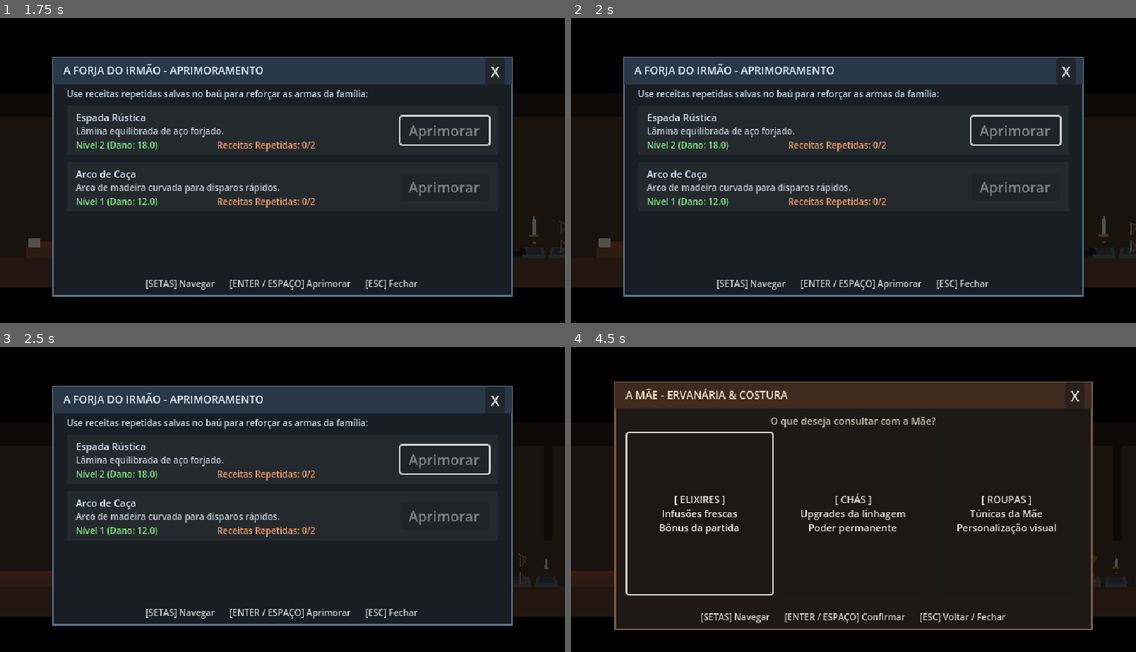
Above: before the commit, frames 1-4 (two rows, left to right).
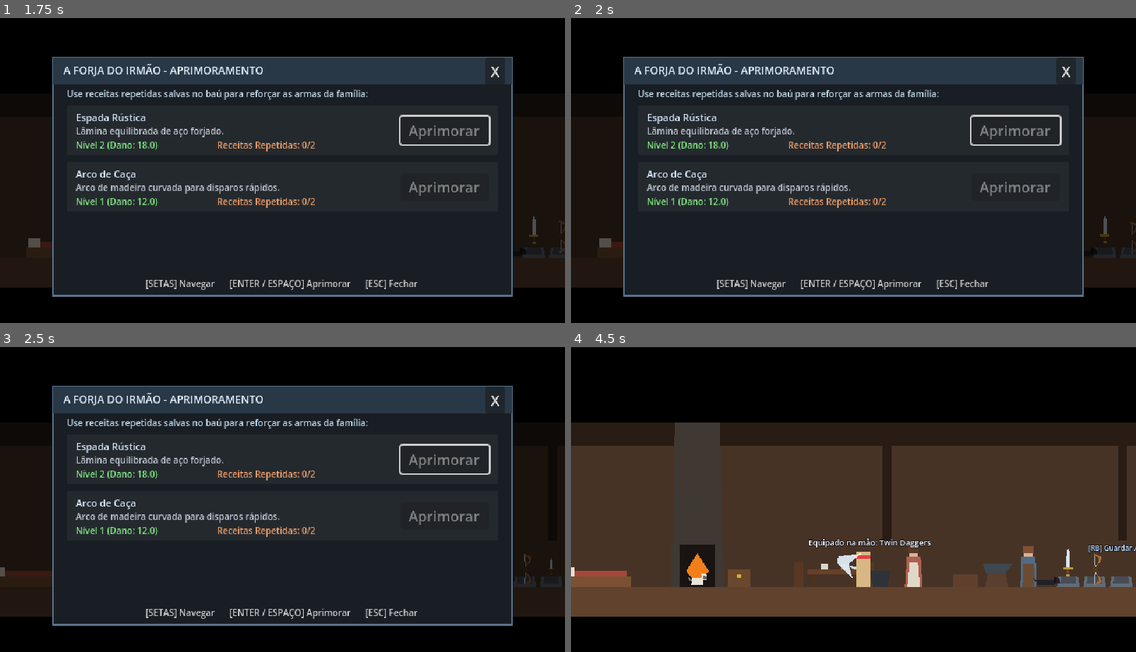
Above: after the commit, the same moments.

Repository: Theadrill/Godot-Roguelike-Prototype
Game: Godot game, scene res://src/world/hub/family_house.tscn
The game is run twice, just before and just after one commit, with the same random seed, the same clock (stepped at 60 frames per second) and the same inputs.
Inputs (mouse positions are in pixels of both pictures, inside the frame that each line leads up to):
- Up to frame 1 (1.75 s): tap Enter (ui_accept) at 0.5 s; move the mouse to (378, 240) at 0.52 s; hold Shift (roll) 0.53-1.28 s; hold D (move_right) from 0.53 s (still down); click (378, 240) at 0.67 s; tap Space (jump) at 0.77, 1.52 s; move the mouse to (497, 240) at 1.27 s; click (497, 240) at 1.35 s; tap Shift (roll) at 1.55 s
- Up to frame 2 (2 s): keep holding D (move_right)
- Up to frame 3 (2.5 s): move the mouse to (531, 569) at 2.02 s; release D (move_right) at 2.03 s; hold A (move_left) from 2.03 s (still down); hold Right mouse button (defend) from 2.03 s (still down); click (531, 569) at 2.17 s; tap Shift (roll) at 2.3 s
- Up to frame 4 (4.5 s): move the mouse to (1090, 569) at 2.77 s; release Right mouse button (defend) at 2.78 s; tap Q (heal) at 2.85 s; click (1090, 569) at 2.92 s; tap Space (jump) at 3.02 s; tap Shift (roll) at 3.05 s; release A (move_left) at 3.5 s; click "X" at 3.5 s; move the mouse to (1119, 569) at 4.27 s; hold A (move_left) from 4.28 s (still down); hold E (interact) from 4.28 s (still down); click (1119, 569) at 4.42 s

Frame 1 is identical in both runs. In frame 2, 0.1% of the frame differs, in the area x 4-100%, y 64-79%; in frame 3, 0.2%; in frame 4, 71%, in the area x 0-100%, y 11-93%.

Commit message:
fix(ui): formata chefes e armas no debug e impede rolamento ao sair do menu com B

Diff:
--- a/src/entities/player/player.gd
+++ b/src/entities/player/player.gd
@@ -98,8 +98,11 @@
 				state_machine.transition_to("idle")
 		elif was_locked:
 			# Evita que o botão B usado para fechar janelas acione roll/dodge indesejado
-			_ignore_roll_timer = 0.25
+			_ignore_roll_timer = 0.35
 			jump_buffer_timer = 0.0
+
+func is_roll_requested() -> bool:
+	return _ignore_roll_timer <= 0.0 and not is_input_locked and Input.is_action_just_pressed("roll")
 
 @onready var state_machine: StateMachine = $StateMachine
 @onready var collision_shape: CollisionShape2D = $CollisionShape2D
--- a/src/entities/player/states/attack_state.gd
+++ b/src/entities/player/states/attack_state.gd
@@ -170,7 +170,7 @@
 		player.move_and_slide()
 
 		# Roll cancel during charge
-		if Input.is_action_just_pressed("roll"):
+		if player.is_roll_requested():
 			is_charging = false
 			state_machine.transition_to("roll")
 			return
@@ -184,7 +184,7 @@
 	attack_timer -= delta
 
 	# Dodge-cancel: can always roll out of an attack immediately!
-	if Input.is_action_just_pressed("roll"):
+	if player.is_roll_requested():
 		state_machine.transition_to("roll")
 		return
 
--- a/src/entities/player/states/crouch_state.gd
+++ b/src/entities/player/states/crouch_state.gd
@@ -24,7 +24,7 @@
 		return
 
 	# Roll from crouch
-	if Input.is_action_just_pressed("roll") and player._ignore_roll_timer <= 0.0:
+	if player.is_roll_requested():
 		state_machine.transition_to("roll")
 		return
 
--- a/src/entities/player/states/double_jump_state.gd
+++ b/src/entities/player/states/double_jump_state.gd
@@ -36,7 +36,7 @@
 		state_machine.transition_to("guard")
 		return
 
-	if Input.is_action_just_pressed("roll"):
+	if player.is_roll_requested():
 		state_machine.transition_to("roll")
 		return
 
--- a/src/entities/player/states/fall_state.gd
+++ b/src/entities/player/states/fall_state.gd
@@ -69,7 +69,7 @@
 		state_machine.transition_to("doublejump")
 		return
 
-	if Input.is_action_just_pressed("roll"):
+	if player.is_roll_requested():
 		state_machine.transition_to("roll")
 		return
 
--- a/src/entities/player/states/guard_state.gd
+++ b/src/entities/player/states/guard_state.gd
@@ -86,7 +86,7 @@
 		return
 
 	# Roll cancel
-	if Input.is_action_just_pressed("roll") and player._ignore_roll_timer <= 0.0:
+	if player.is_roll_requested():
 		state_machine.transition_to("roll")
 		return
 
--- a/src/entities/player/states/idle_state.gd
+++ b/src/entities/player/states/idle_state.gd
@@ -93,7 +93,7 @@
 		return
 
 	# Roll check
-	if Input.is_action_just_pressed("roll") and player._ignore_roll_timer <= 0.0:
+	if player.is_roll_requested():
 		state_machine.transition_to("roll")
 		return
 
--- a/src/entities/player/states/jump_state.gd
+++ b/src/entities/player/states/jump_state.gd
@@ -34,7 +34,7 @@
 		return
 
 	# Roll in air
-	if Input.is_action_just_pressed("roll"):
+	if player.is_roll_requested():
 		state_machine.transition_to("roll")
 		return
 
--- a/src/entities/player/states/ledge_climb_state.gd
+++ b/src/entities/player/states/ledge_climb_state.gd
@@ -36,7 +36,7 @@
 		return
 
 	# Roll-cancel: can roll directly onto the platform
-	if Input.is_action_just_pressed("roll"):
+	if player.is_roll_requested():
 		player.global_position = target_pos
 		state_machine.transition_to("roll")
 		return
--- a/src/entities/player/states/ranged_attack_state.gd
+++ b/src/entities/player/states/ranged_attack_state.gd
@@ -120,7 +120,7 @@
 			player.move_and_slide()
 
 			# Roll cancel during reload
-			if Input.is_action_just_pressed("roll"):
+			if player.is_roll_requested():
 				state_machine.transition_to("roll")
 				return
 
--- a/src/entities/player/states/run_state.gd
+++ b/src/entities/player/states/run_state.gd
@@ -44,7 +44,7 @@
 			state_machine.transition_to("attack")
 		return
 
-	if Input.is_action_just_pressed("roll") and player._ignore_roll_timer <= 0.0:
+	if player.is_roll_requested():
 		state_machine.transition_to("roll")
 		return
 
--- a/src/ui/debug/debug_metrics_panel.gd
+++ b/src/ui/debug/debug_metrics_panel.gd
@@ -2,7 +2,7 @@
 extends CanvasLayer
 
 ## Painel de Debug em tempo real para monitorar Métricas, Persistência e Desbloqueio dos Pedestais.
-## Acionado a qualquer momento com a tecla F3 (Teclado) ou botão Select/Back (Gamepad).
+## Acionado a qualquer momento através do Menu de Pausa (Opção DEV) ou tecla F3 (Teclado).
 
 @onready var main_panel: Panel = $MainPanel
 @onready var metrics_scroll: ScrollContainer = $MainPanel/ContentHBox/MetricsScroll
@@ -89,12 +89,21 @@
 	if not is_zero_approx(scroll_dir) and metrics_scroll:
 		metrics_scroll.scroll_vertical += int(scroll_dir * 600.0 * delta)
 
+var opened_from_pause: bool = false
+
+func open_from_pause_menu() -> void:
+	opened_from_pause = true
+	if not visible:
+		toggle_panel()
+
 func _unhandled_input(event: InputEvent) -> void:
 	if event.is_action_pressed("toggle_debug_metrics"):
 		get_viewport().set_input_as_handled()
 		toggle_panel()
 	elif visible and event.is_action_pressed("ui_cancel"):
 		get_viewport().set_input_as_handled()
+		Input.action_release("roll")
+		Input.action_release("ui_cancel")
 		toggle_panel()
 
 func toggle_panel() -> void:
@@ -109,16 +118,21 @@
 		await get_tree().process_frame
 		btn_add_souls.grab_focus()
 	else:
-		var pause_menu = get_tree().root.find_child("PauseMenuUI", true, false)
-		if not pause_menu or not pause_menu.visible:
+		Input.action_release("roll")
+		Input.action_release("ui_cancel")
+		var pause_menu = get_tree().root.find_child("PauseMenuUI", true, false) as PauseMenuUI
+		if opened_from_pause and pause_menu:
+			opened_from_pause = false
+			pause_menu.open_pause_menu()
+			var btn_dev = pause_menu.find_child("BtnDevMenu", true, false) as Button
+			if btn_dev:
+				btn_dev.grab_focus()
+		else:
+			opened_from_pause = false
 			get_tree().paused = false
 			var player := get_tree().get_first_node_in_group("player") as Player
 			if player:
 				player.is_input_locked = false
-		else:
-			var btn_dev = pause_menu.find_child("BtnDevMenu", true, false) as Button
-			if btn_dev:
-				btn_dev.grab_focus()
 
 func _refresh_metrics() -> void:
 	if not metrics_label:
@@ -141,7 +155,13 @@
 	bbcode += "[b][color=#80cbc4]2. Maestria de Combate:[/color][/b]\n"
 	bbcode += "  • Parries Perfeitos: [color=#4fc3f7][b]%d[/b][/color]\n" % pm.perfect_parries_count
 	bbcode += "  • Vida Recuperada (Tactical Rally): [color=#81c784]%.1f HP[/color]\n" % pm.rally_hp_recovered
-	bbcode += "  • Upgrades de Escudo: [color=#ffb74d]%d[/color]\n\n" % pm.shield_upgrades_performed
+	bbcode += "  • Upgrades de Escudo: [color=#ffb74d]%d[/color]\n" % pm.shield_upgrades_performed
+	if pm.weapons_discovered_list.is_empty():
+		bbcode += "  • Armas Descobertas: [color=#ffd54f][b]0[/b][/color]\n\n"
+	else:
+		var formatted_weapons: String = ", ".join(pm.weapons_discovered_list)
+		bbcode += "  • Armas Descobertas: [color=#ffd54f][b]%d[/b][/color]\n" % pm.weapons_discovered_list.size()
+		bbcode += "    [color=#90a4ae]└ %s[/color]\n\n" % formatted_weapons
 
 	# Bestiário e Abates
 	bbcode += "[b][color=#80cbc4]3. Bestiário & Abates por Categoria:[/color][/b]\n"
@@ -150,7 +170,12 @@
 	bbcode += "  • Abominações do Caos: [color=#ba68c8]%d[/color]\n" % pm.kills_by_category.get(EnemyCategories.Category.ABOMINATION, 0)
 	bbcode += "  • Soldados / Humanoides: %d\n" % pm.kills_by_category.get(EnemyCategories.Category.HUMANOID, 0)
 	bbcode += "  • Guardas de Elite: [color=#ff7043][b]%d[/b][/color]\n" % pm.elite_kills_count
-	bbcode += "  • Chefões Únicos Vencidos: [color=#ff5252][b]%d[/b] (%s)[/color]\n\n" % [pm.bosses_defeated_list.size(), str(pm.bosses_defeated_list)]
+	if pm.bosses_defeated_list.is_empty():
+		bbcode += "  • Chefões Únicos Vencidos: [color=#ff5252][b]0[/b][/color]\n\n"
+	else:
+		var formatted_bosses: String = ", ".join(pm.bosses_defeated_list)
+		bbcode += "  • Chefões Únicos Vencidos: [color=#ff5252][b]%d[/b][/color]\n" % pm.bosses_defeated_list.size()
+		bbcode += "    [color=#90a4ae]└ %s[/color]\n\n" % formatted_bosses
 
 	# Afeto & Hub
 	bbcode += "[b][color=#80cbc4]4. Afeto no Hub:[/color][/b]\n"
--- a/src/ui/debug/debug_metrics_panel.tscn
+++ b/src/ui/debug/debug_metrics_panel.tscn
@@ -61,7 +61,7 @@
 [node name="Title" type="Label" parent="MainPanel/Header"]
 layout_mode = 2
 size_flags_horizontal = 3
-text = "⚙ PAINEL DE DEBUG DE MÉTRICAS & SAVE (F3 / SELECT)"
+text = "⚙ PAINEL DE DEBUG DE MÉTRICAS & METAPROGRESSÃO (F3)"
 
 [node name="BtnClose" type="Button" parent="MainPanel/Header"]
 custom_minimum_size = Vector2(24, 20)
--- a/src/ui/pause/pause_menu_ui.gd
+++ b/src/ui/pause/pause_menu_ui.gd
@@ -24,6 +24,10 @@
 	btn_restart.pressed.connect(_on_restart_pressed)
 
 func _unhandled_input(event: InputEvent) -> void:
+	var debug_panel = get_tree().root.find_child("DebugMetricsPanel", true, false)
+	if debug_panel and debug_panel.visible:
+		return
+
 	if event.is_action_pressed("pause_game"):
 		get_viewport().set_input_as_handled()
 		if visible:
@@ -67,6 +71,8 @@
 	btn_resume.grab_focus()
 
 func close_pause_menu() -> void:
+	Input.action_release("roll")
+	Input.action_release("ui_cancel")
 	visible = false
 	get_tree().paused = false
 	var player := get_tree().get_first_node_in_group("player") as Player
@@ -76,7 +82,8 @@
 func _on_dev_menu_pressed() -> void:
 	var debug_panel = get_tree().root.find_child("DebugMetricsPanel", true, false)
 	if debug_panel:
-		debug_panel.toggle_panel()
+		visible = false
+		debug_panel.open_from_pause_menu()
 
 func _on_save_quit_pressed() -> void:
 	ProgressionManager.save_profile()
